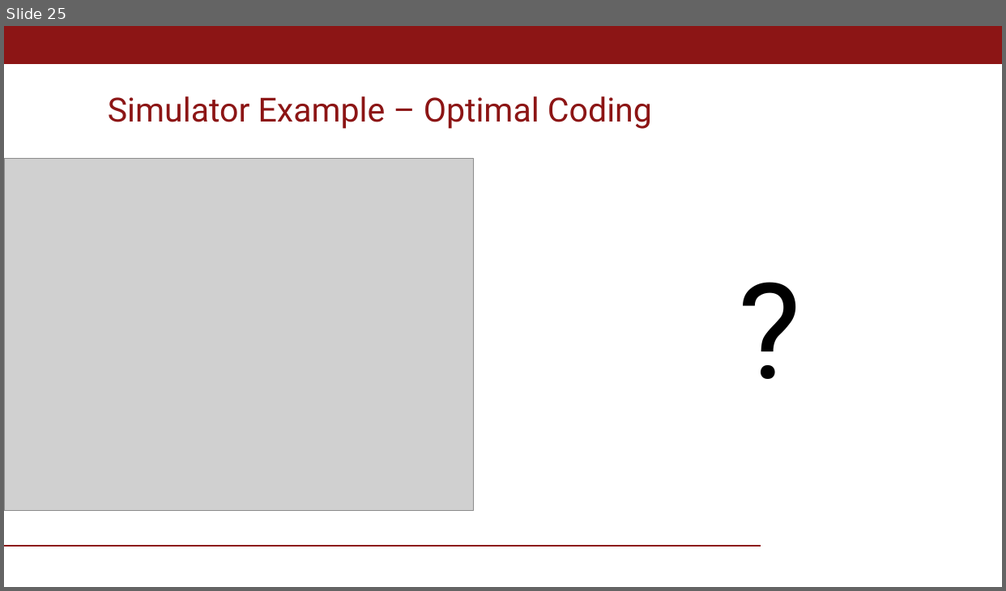
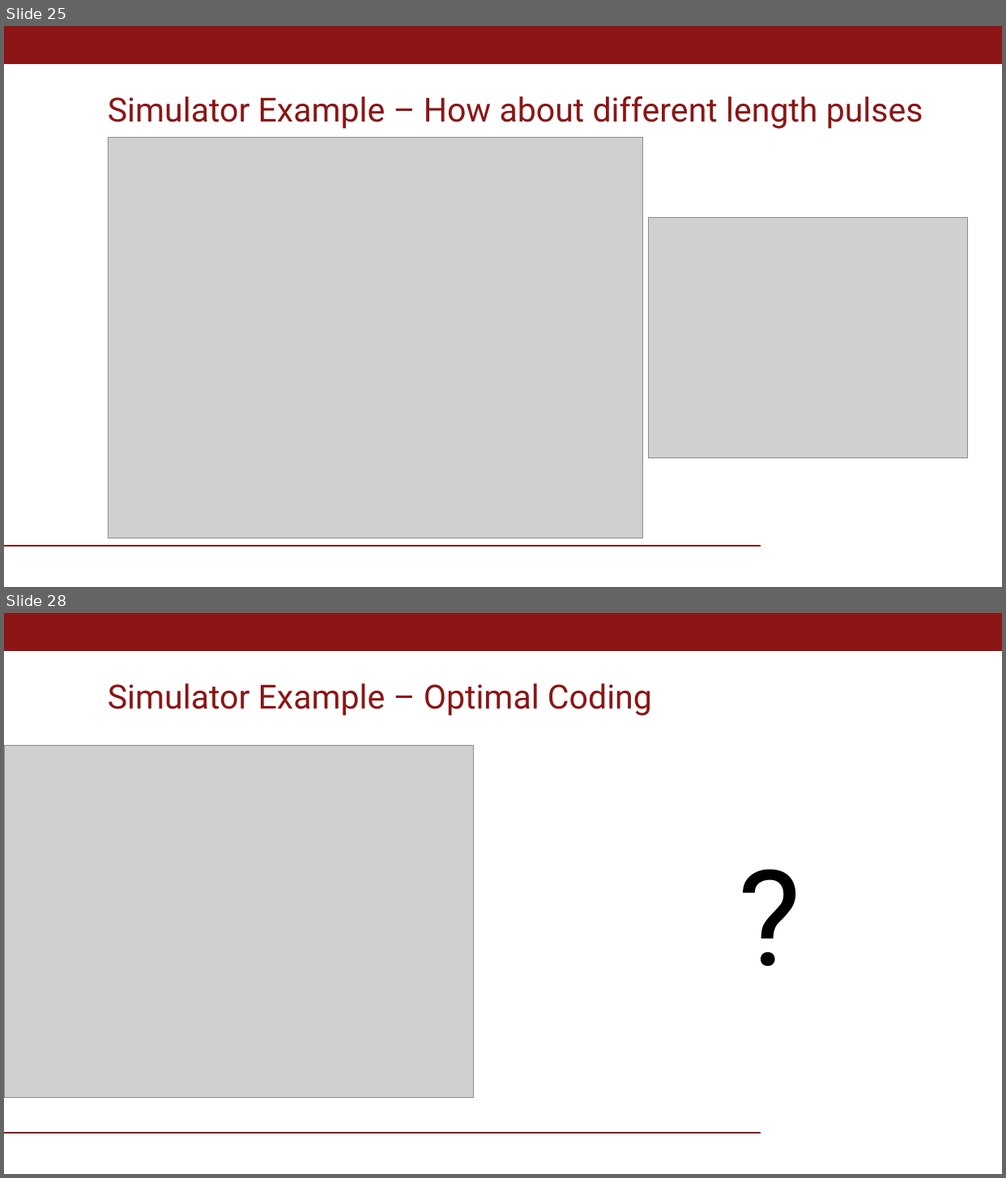
Before and after one commit to nsgaudio/ToF-Coding-Function-Optimization, a slide deck: CS231N_project_v2.pptx. Shown one above the other, each under a label of ours: slide 25 before the commit, slides 25 and 28 after it; the slides between them are not shown. The pictures are 1006x591 and 1006x1178 pixels, drawn with LibreOffice and Linux fonts; fonts in the diff are those of the drawing; grey boxes stand for pictures; background and template pictures are left out. Boxes give left, top, right and bottom in pixels: in the first picture for what was removed or moved away, otherwise in the second. Text is boxed around its words. In the diff, an @@ line names an element or a change of style, - is before the commit and + after.

```diff
--- a/CS231N_project_v2.pptx
+++ b/CS231N_project_v2.pptx
@@ slide 25 added at (4, 26, 1002, 587), background #FFFFFF; not listed: 2 template elements that a slide beside it also shows @@
@@ title added at (108, 96, 923, 129), 24 pt, text #8C1515 @@
+Simulator Example – How about different length pulses
@@ picture added at (108, 138, 644, 539) @@
@@ picture added at (649, 218, 968, 458) @@
@@ what was slide 25 is now slide 28 @@
```
Also in this commit, not shown: 2 other slides added, 1 other file.
